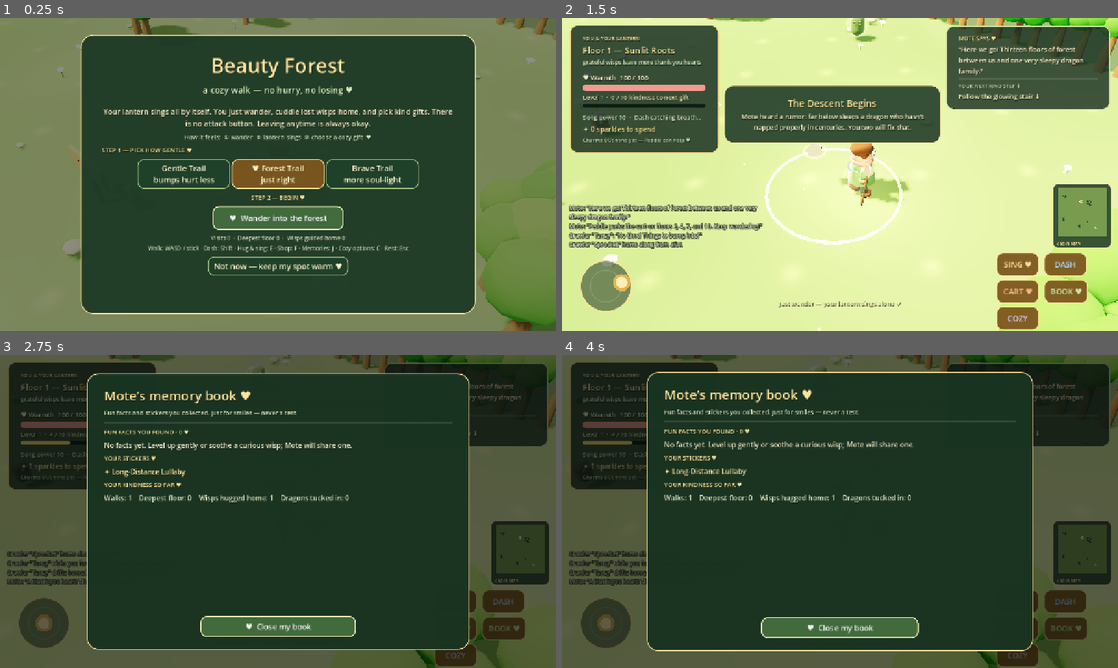
Above: before the commit, frames 1-4 (two rows, left to right).
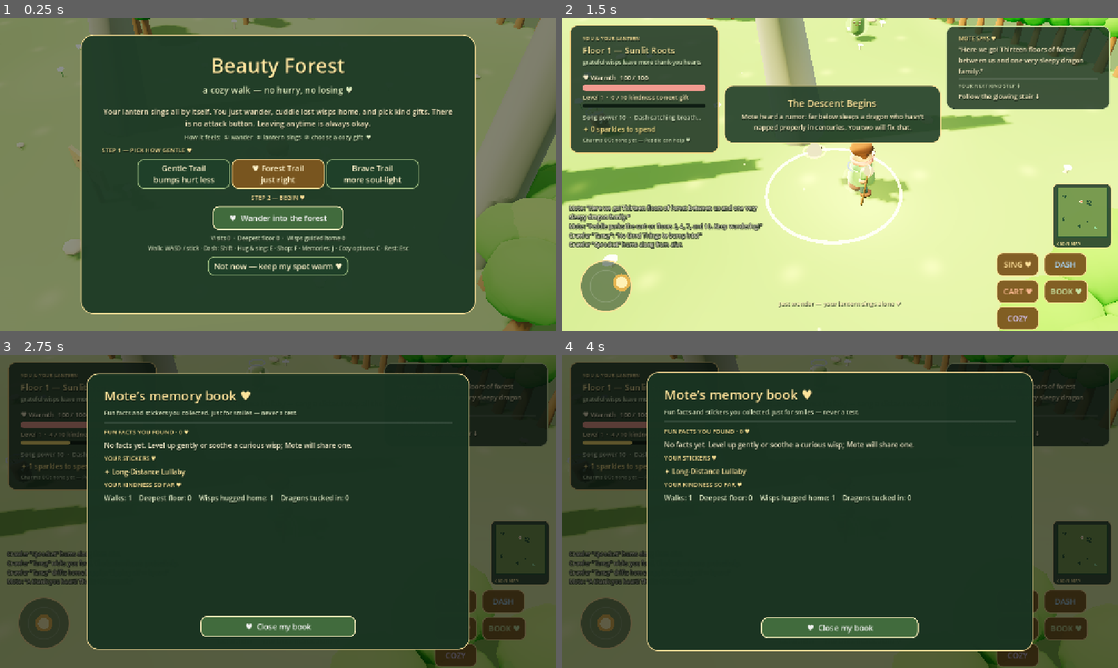
Above: after the commit, the same moments.

Repository: mlibre/beauty-forest
Game: Godot game, scene res://scenes/main.tscn
Same seed, same stepped clock (60 frames per second), same inputs: the game is played once before the commit and once after it.
Inputs (mouse positions are in pixels of both pictures, inside the frame that each line leads up to):
- Up to frame 1 (0.25 s): no input
- Up to frame 2 (1.5 s): tap Enter (ui_accept) at 0.5 s; move the mouse to (962, 158) at 0.52 s; hold D (bf_right) 0.53-1.25 s; tap Shift (bf_dash) at 0.6 s; click (962, 158) at 0.67 s; tap F (bf_shop) at 0.77 s; drag from (606, 287) to (812, 237) at 1.27 s
- Up to frame 3 (2.75 s): move the mouse to (333, 442) at 2.02 s; hold D (bf_right) from 2.03 s (still down); hold J (bf_journal) from 2.03 s (still down)
- Up to frame 4 (4 s): release D (bf_right) at 2.75 s; release J (bf_journal) at 2.75 s; click "SING ♥" at 2.75 s; drag from (812, 574) to (673, 464) at 3.52 s

The runs differ from the first frame. In frame 1, 2.1% of the frame differs, in the area x 18-100%, y 0-81%; in frame 2, 4.8%, in the area x 0-81%, y 0-60%; in frame 3, 1.2%; in frame 4, 1.2%.

Commit message:
fix(shader): make the sunbeam actually glow
The beam is an OPEN cone (cap_top and cap_bottom both false), so every
vertex and every interpolated fragment sits exactly on the cone surface.
The shader derived its soft rim from length(VERTEX.xz)/radius, which is
therefore identically 1.0 for all 90 vertices — pow(1 - 1.0, 1.7) is 0,
so EMISSION was 0.0 on every fragment. Measured peak emission 0.00000000
against 0.13668311 for a working facing term. 4-5 dead beams per floor.

Brightness now comes from how squarely each patch of the surface faces the
camera, which is the one thing that actually varies across a cone. abs()
because cull_disabled draws the inside of the far wall too; a one-sided
beam would read as a paper triangle, which is what the folded-wing dragon
comments warn about elsewhere.

The graphics suite had no shader coverage at all, which is why this went
unnoticed. It also used bare assert(), which only logs and continues, so it
printed OK even with a failed check. Give it a real failure path and check
the shader both textually and against the builder's actual geometry.

Diff:
--- a/shaders/sunbeam.gdshader
+++ b/shaders/sunbeam.gdshader
@@ -3,14 +3,14 @@
 
 // A soft shaft of golden-hour light for the open forest.
 //
-// The beam is a capped-off cone whose surface is drawn additively, so the
-// brightness has to come from the shader rather than the material: the rim
-// must fade to nothing (otherwise the cone silhouette shows up as a hard
-// diagonal edge across the screen) and both ends must fade out (otherwise the
-// bottom of the cone cuts a visible disc into the moss).
-//
-// v_radial is the fragment's distance from the beam axis, normalized against
-// the cone radius at that height: 0 on the axis, 1 at the surface.
+// The beam is an OPEN cone (no caps) whose surface is drawn additively, so
+// there is no geometry to shade "solid" — every fragment lives exactly on the
+// cone's surface. That makes distance-from-axis useless as a brightness term:
+// it is 1.0 everywhere, by construction. What actually varies across the
+// surface is how squarely each fragment faces the camera, so that is what the
+// soft rim is built from. Back-facing fragments fall to zero and the cone
+// silhouette never shows up as a hard diagonal edge, while both ends fade out
+// so the bottom does not cut a visible disc into the moss.
 
 uniform vec3 beam_color : source_color = vec3(1.0, 0.92, 0.66);
 uniform float intensity : hint_range(0.0, 1.5) = 0.16;
@@ -22,13 +22,16 @@
 uniform float beam_height = 10.0;
 uniform float drift = 0.0;
 
-varying float v_radial;
+varying float v_facing;
 varying float v_up;
 
 void vertex() {
 	float t = clamp((VERTEX.y + beam_height * 0.5) / max(beam_height, 0.001), 0.0, 1.0);
-	float radius = mix(base_radius, tip_radius, t);
-	v_radial = clamp(length(VERTEX.xz) / max(radius, 0.0001), 0.0, 1.0);
+	// How squarely this patch of the cone surface points at the camera.
+	// Abs() so the inside of the far wall glows too: cull_disabled means we
+	// draw both sides, and a one-sided beam would look like a paper triangle.
+	vec3 to_view = normalize(VIEW_MATRIX * vec4(0.0, 0.0, 1.0, 0.0));
+	v_facing = abs(dot(normalize((MODEL_MATRIX * vec4(NORMAL, 0.0)).xyz), to_view));
 	v_up = t;
 	// A slow lean keeps the light alive without any visible geometry moving.
 	float sway = sin(TIME * 0.31 + drift) * 0.035;
@@ -37,7 +40,7 @@
 }
 
 void fragment() {
-	float radial = pow(clamp(1.0 - v_radial, 0.0, 1.0), edge_softness);
+	float radial = pow(clamp(v_facing, 0.0, 1.0), edge_softness);
 	float bottom = smoothstep(0.0, ground_fade, v_up);
 	float top = 1.0 - smoothstep(1.0 - top_fade, 1.0, v_up);
 	float shimmer = 0.88 + 0.12 * sin(TIME * 0.85 + v_up * 4.5 + drift);
--- a/tests/regression_graphics.gd
+++ b/tests/regression_graphics.gd
@@ -5,11 +5,68 @@
 func _initialize() -> void:
     call_deferred("_run")
 
+## assert() only logs a SCRIPT ERROR here and keeps going, so this suite would
+## print OK even with a failed check. Anything that must fail the run collects
+## into _failures and exits non-zero, matching regression_audio.gd.
+var _failures: Array[String] = []
+
+func _check(condition: bool, message: String) -> void:
+    if not condition:
+        _failures.append(message)
+
 func _run() -> void:
     _check_soft_motes()
     _check_minimap_safe_area()
-    print("BEAUTY_FOREST_GRAPHICS_OK")
-    quit(0)
+    _check_sunbeam_actually_emits()
+    if _failures.is_empty():
+        print("BEAUTY_FOREST_GRAPHICS_OK")
+        quit(0)
+        return
+    for failure in _failures:
+        printerr("GRAPHICS_REGRESSION_FAIL: " + failure)
+    quit(1)
+
+func _check_sunbeam_actually_emits() -> void:
+    ## The beam is an OPEN cone, so every fragment sits exactly on the cone
+    ## surface. A brightness term built from distance-from-axis is therefore
+    ## 1.0 everywhere and the shader emitted literally nothing: measured peak
+    ## emission 0.0 against a working 0.137, with 4-5 dead beams per floor.
+    ## The soft rim has to come from how squarely a patch faces the camera.
+    var shader: Shader = load("res://shaders/sunbeam.gdshader")
+    _check(shader != null, "the sunbeam shader failed to load")
+    if shader == null:
+        return
+    var code: String = shader.code
+    _check(not code.contains("v_radial"),
+        "the sunbeam still derives brightness from distance-from-axis, which is constant on an open cone")
+    _check(code.contains("v_facing"),
+        "the sunbeam needs a view-facing term to have any soft rim at all")
+
+    # Reproduce the builder's geometry and confirm the facing term has range.
+    var base_radius := 0.84
+    var height := 11.0
+    var mesh := CylinderMesh.new()
+    mesh.top_radius = base_radius * 0.30
+    mesh.bottom_radius = base_radius
+    mesh.height = height
+    mesh.radial_segments = 14
+    mesh.cap_top = false
+    mesh.cap_bottom = false
+    var arrays: Array = mesh.get_mesh_arrays()
+    var normals: PackedVector3Array = arrays[Mesh.ARRAY_NORMAL]
+    _check(not normals.is_empty(), "the beam mesh produced no normals")
+    if normals.is_empty():
+        return
+    var to_view := Vector3(0.707, 0.55, 0.707).normalized()
+    var lowest := 1.0
+    var highest := 0.0
+    for index in range(normals.size()):
+        var facing: float = absf(normals[index].normalized().dot(to_view))
+        lowest = minf(lowest, facing)
+        highest = maxf(highest, facing)
+    _check(highest > 0.5, "no patch of the beam faces the camera, so it would never glow")
+    _check(lowest < 0.35, "every patch faces the camera equally, so the beam has no soft edge")
+    _check(highest - lowest > 0.2, "the facing term is nearly constant, so the rim fade would not read")
 
 func _check_soft_motes() -> void:
     var parent := Node3D.new()
